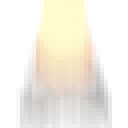
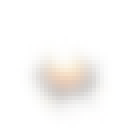
Layers edited between the first and the second 128 × 128 image:
added layer "Layer 2" above "Layer 1" over bbox(16, 36, 112, 128)
hid "Layer 1", painted on it over bbox(16, 0, 112, 128)
